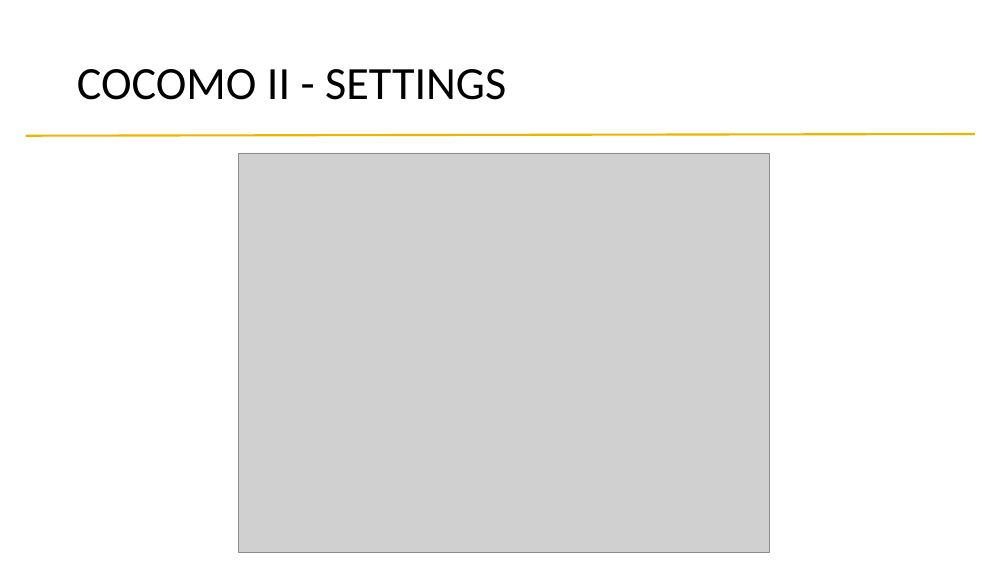
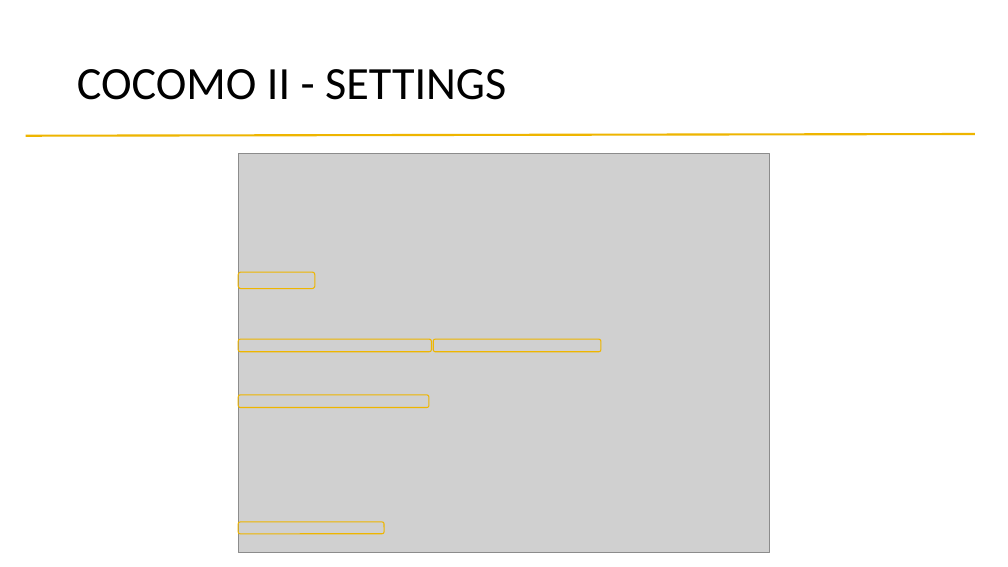
Before and after one commit to alessandrobaldassari/se2-polimi-baldassari-bendin-giarola, a slide deck: slide 17 of Final Presentation/Presentation.pptx (slide 15 before the commit). Drawn at 1008x567 pixels with LibreOffice and Linux fonts; fonts in the diff are those of the drawing; grey boxes stand for pictures. Boxes give left, top, right and bottom in pixels: in the first picture for what was removed or moved away, otherwise in the second. Text is boxed around its words. In the diff, an @@ line names an element or a change of style, - is before the commit and + after.

```diff
--- a/Final Presentation/Presentation.pptx
+++ b/Final Presentation/Presentation.pptx
@@ rounded rectangle added at (x1=238, y1=272, x2=315, y2=289), outline #EEB500 1 pt @@
@@ rounded rectangle added at (x1=238, y1=340, x2=431, y2=352), outline #EEB500 1 pt @@
@@ rounded rectangle added at (x1=433, y1=340, x2=601, y2=352), outline #EEB500 1 pt @@
@@ rounded rectangle added at (x1=238, y1=395, x2=429, y2=408), outline #EEB500 1 pt @@
@@ rounded rectangle added at (x1=238, y1=522, x2=384, y2=534), outline #EEB500 1 pt @@
```
Also in this commit, not shown: 4 other slides changed, 7 slides added, 1 slide removed.
